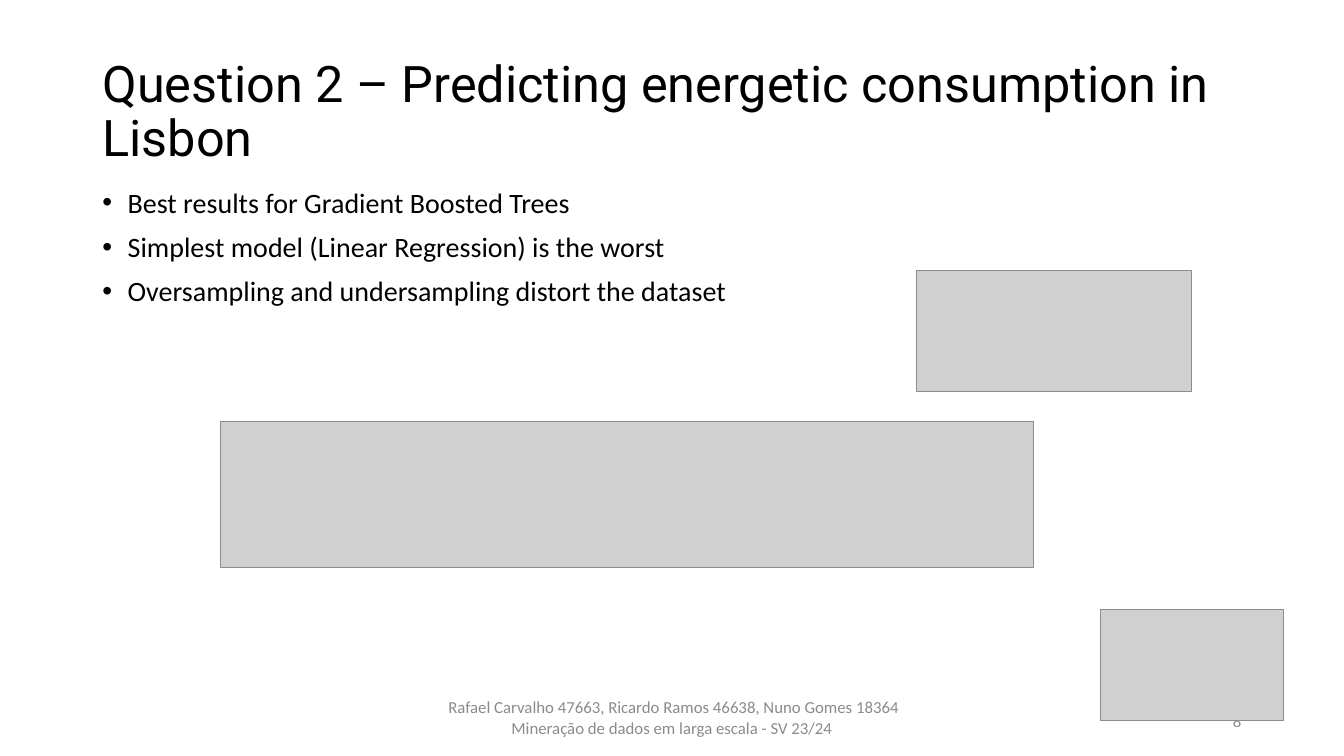
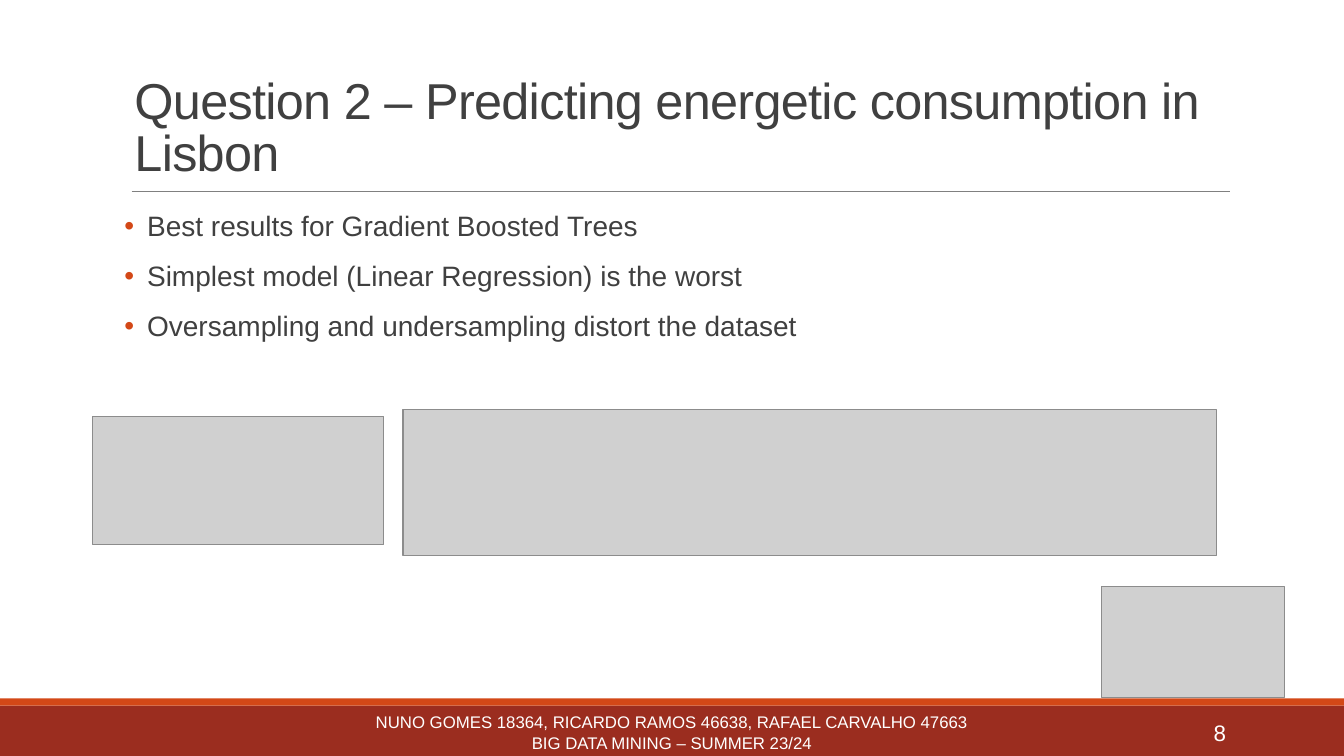
Before and after one commit to rcarvalho16/MDLE-23-24, a slide deck: slide 8 of Trabalho_Pratico/Powerpoint_vRafael.pptx. Drawn at 1344x756 pixels with LibreOffice and Linux fonts; fonts in the diff are those of the drawing; grey boxes stand for pictures. Boxes give left, top, right and bottom in pixels: in the first picture for what was removed or moved away, otherwise in the second. Text is boxed around its words. In the diff, an @@ line names an element or a change of style, - is before the commit and + after.

```diff
--- a/Trabalho_Pratico/Powerpoint_vRafael.pptx
+++ b/Trabalho_Pratico/Powerpoint_vRafael.pptx
@@ title "Question 2 – Predicting energetic ...": place and size @@
-title "Question 2 – Predicting energetic ..." at bbox=[102, 64, 1208, 157]
+title "Question 2 – Predicting energetic ..." at bbox=[134, 82, 1200, 172]
@@ title "Question 2 – Predicting energetic ..." at bbox=[134, 82, 1200, 172]: font Roboto to Arial, text colour #000000 to #404040, letter spacing 0 to -0.5 pt; line spacing 0.9 to 0.85; vertical alignment middle to bottom @@
@@ text "Best results for Gradient Boosted ...": place and size @@
-text "Best results for Gradient Boosted ..." at bbox=[128, 193, 726, 306]
+text "Best results for Gradient Boosted ..." at bbox=[147, 215, 797, 341]
@@ text "Best results for Gradient Boosted ..." at bbox=[147, 215, 797, 341]: font Calibri to Arial, text colour #000000 to #404040; indent changed; more space between paragraphs @@
@@ line added from (132, 192) to (1231, 192), #808080 0.5 pt @@
@@ picture: place and size @@
-picture at bbox=[917, 270, 1192, 392]
+picture at bbox=[93, 416, 384, 545]
@@ picture: place and size @@
-picture at bbox=[221, 421, 1034, 568]
+picture at bbox=[403, 409, 1217, 556]
@@ picture: place and size @@
-picture at bbox=[1101, 610, 1285, 720]
+picture at bbox=[1102, 587, 1286, 697]
@@ rectangle added at bbox=[0, 706, 1344, 756], fill #9B2D1F @@
@@ rectangle added at bbox=[0, 699, 1344, 706], fill #D34817 @@
@@ text at bbox=[376, 716, 968, 749]: text changed; font Calibri to Arial; text colour #8C8C8C to #FFFFFF @@
-Rafael Carvalho 47663, Ricardo Ramos 46638, Nuno Gomes 18364 Mineração de dados em larga escala - SV 23/24
+NUNO GOMES 18364, RICARDO RAMOS 46638, RAFAEL CARVALHO 47663
+BIG DATA MINING – SUMMER 23/24
@@ page number: place and size @@
-page number at bbox=[1233, 720, 1241, 732]
+page number at bbox=[1214, 725, 1226, 742]
@@ page number at bbox=[1214, 725, 1226, 742]: size 12 to 16 pt, font Calibri to Arial, text colour #8C8C8C to #FFFFFF @@
```
Also in this commit, not shown: 8 other slides changed.
